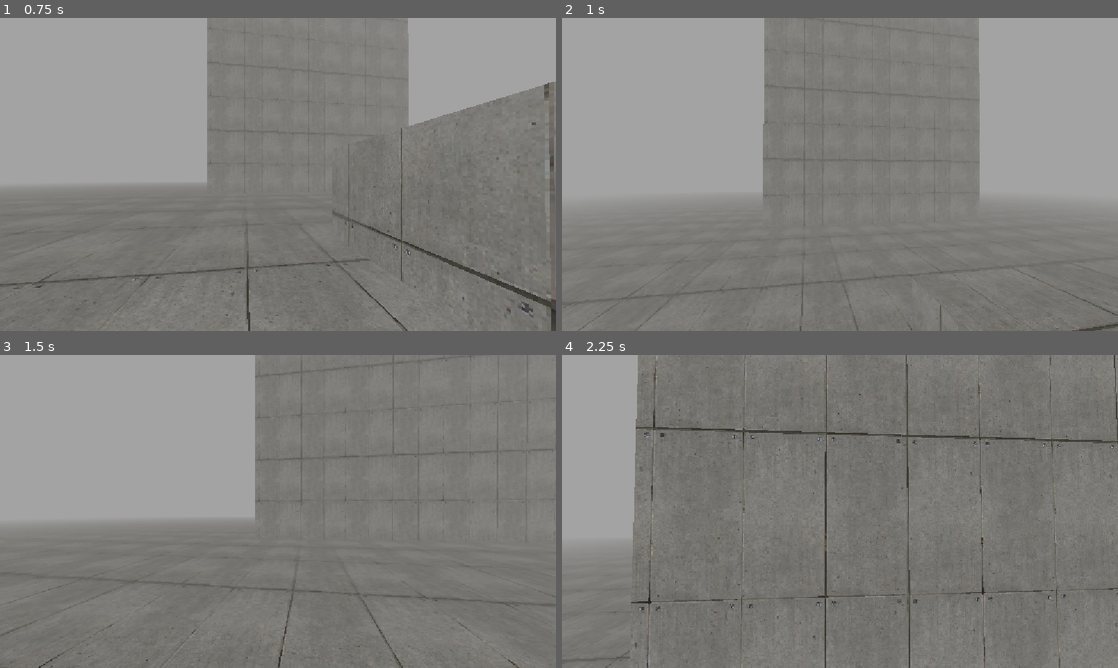
Above: before the commit, frames 1-4 (two rows, left to right).
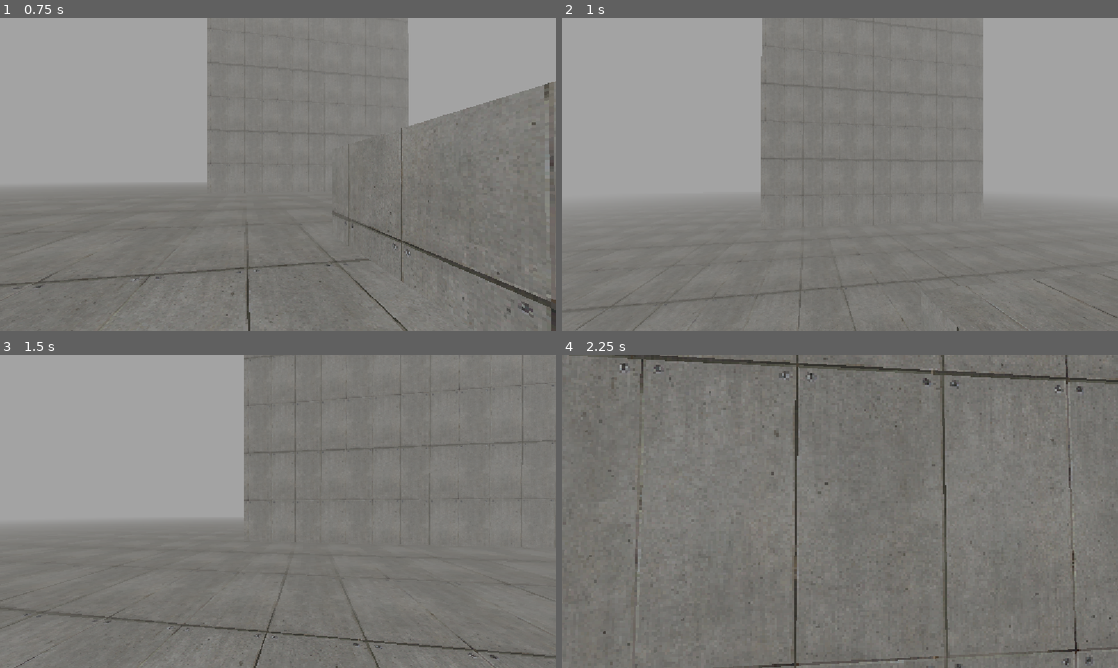
Above: after the commit, the same moments.

Repository: hirqshi/horseshoe
Game: Godot game, scene res://test/movement_test.tscn
Same seed, same stepped clock (60 frames per second), same inputs: the game is played once before the commit and once after it. The project has no main scene, so this scene is started directly.
Inputs (mouse positions are in pixels of both pictures, inside the frame that each line leads up to):
- Up to frame 1 (0.75 s): tap Enter at 0.5 s; move the mouse to (305, 174) at 0.52 s; hold W (move_forward) from 0.53 s (still down); hold Ctrl (slide) from 0.53 s (still down)
- Up to frame 2 (1 s): keep holding W (move_forward); keep holding Ctrl (slide); tap Space (jump) at 0.77 s
- Up to frame 3 (1.5 s): keep holding W (move_forward); move the mouse to (250, 511) at 1.27 s; release Ctrl (slide) at 1.28 s; tap Ctrl (slide) at 1.35 s
- Up to frame 4 (2.25 s): keep holding W (move_forward); tap Space (jump) at 1.52 s; move the mouse to (851, 505) at 2.02 s; hold Shift (walk) from 2.03 s (still down)

Frame 1 is identical in both runs. In frame 2, 1.1% of the frame differs, in the area x 0-100%, y 0-100%; in frame 3, 3.1%; in frame 4, 15%.

Commit message:
added grounding

Diff:
--- /dev/null
+++ b/data/movement/default_grounding_config.tres
@@ -0,0 +1,8 @@
+[gd_resource type="Resource" script_class="GroundingConfig" format=3 uid="uid://riksolt1h4vf"]
+
+[ext_resource type="Script" uid="uid://cq8pn8g1tbyg4" path="res://player/actions/grounding/grounding_config.gd" id="1_yb804"]
+
+[resource]
+script = ExtResource("1_yb804")
+downward_speed_mps = 20.0
+metadata/_custom_type_script = "uid://cq8pn8g1tbyg4"
--- a/player/actions/crouch/crouch_action.gd
+++ b/player/actions/crouch/crouch_action.gd
@@ -25,6 +25,9 @@
 	_motor.stance.try_set_crouching(true)
 
 func physics_tick(context: MovementContext) -> bool:
+	if not context.is_grounded:
+		return false
+
 	if not context.player_input.is_slide_held:
 		return false
 
--- /dev/null
+++ b/player/actions/grounding/grounding_action.gd
@@ -0,0 +1,66 @@
+class_name GroundingAction
+extends MovementAction
+
+signal grounding_landed(impact_speed_mps: float)
+
+@export var config: GroundingConfig
+
+var _motor: MovementMotor
+var _remaining_time_s: float = 0.0
+var _grounding_horizontal_velocity: Vector3 = Vector3.ZERO
+var _is_active: bool = false
+
+func setup(motor: MovementMotor) -> void:
+	_motor = motor
+
+	if config == null:
+		push_error("GroundingAction requires GroundingConfig.")
+		set_process(false)
+		return
+
+	_motor.landed.connect(_on_motor_landed)
+
+func can_start(context: MovementContext) -> bool:
+	return (
+		not context.is_grounded
+		and context.player_input.is_slide_pressed
+	)
+
+func start(context: MovementContext) -> void:
+	_remaining_time_s = config.duration_s
+	_is_active = true
+
+	_grounding_horizontal_velocity = (
+		context.get_horizontal_velocity()
+		* config.horizontal_velocity_retention
+	)
+
+	context.set_horizontal_velocity(_grounding_horizontal_velocity)
+	context.velocity.y = minf(
+		context.velocity.y,
+		-config.downward_speed_mps
+	)
+
+func physics_tick(context: MovementContext) -> bool:
+	if context.is_grounded:
+		return false
+
+	_remaining_time_s -= context.delta
+
+	context.set_horizontal_velocity(_grounding_horizontal_velocity)
+	context.velocity.y = minf(
+		context.velocity.y,
+		-config.downward_speed_mps
+	)
+
+	return _remaining_time_s > 0.0
+
+func finish(_context: MovementContext) -> void:
+	_remaining_time_s = 0.0
+	_is_active = false
+
+func _on_motor_landed(impact_speed_mps: float) -> void:
+	if not _is_active:
+		return
+
+	grounding_landed.emit(impact_speed_mps)
--- /dev/null
+++ b/player/actions/grounding/grounding_config.gd
@@ -0,0 +1,9 @@
+class_name GroundingConfig
+extends Resource
+
+@export_category("timing")
+@export var duration_s: float = 0.12
+
+@export_category("movement")
+@export_range(0.0, 1.0, 0.01) var horizontal_velocity_retention: float = 0.40
+@export var downward_speed_mps: float = 16.0
--- a/player/player.tscn
+++ b/player/player.tscn
@@ -9,10 +9,12 @@
 [ext_resource type="Script" uid="uid://bgrcyb2s8mgwb" path="res://player/movement/states/airborne_locomotion_state.gd" id="6_rgyib"]
 [ext_resource type="Script" uid="uid://y5oaj8gqj3l8" path="res://player/actions/action_controller.gd" id="8_8t03j"]
 [ext_resource type="Script" uid="uid://dcg5etkq4idhh" path="res://player/actions/dash/dash_action.gd" id="9_2ieo8"]
+[ext_resource type="Script" uid="uid://dx1e22ufcmubo" path="res://player/actions/grounding/grounding_action.gd" id="10_32hag"]
 [ext_resource type="Resource" uid="uid://bti7l146y8ekq" path="res://data/movement/default_dash_config.tres" id="10_ebec5"]
 [ext_resource type="Script" uid="uid://cojxqomndtewn" path="res://player/actions/slide/slide_action.gd" id="10_kb6p2"]
 [ext_resource type="Script" uid="uid://g6ku284a0f23" path="res://player/actions/crouch/crouch_action.gd" id="10_yllr7"]
 [ext_resource type="Script" uid="uid://css26icnxn6px" path="res://player/stance/player_stance.gd" id="11_2ieo8"]
+[ext_resource type="Resource" uid="uid://riksolt1h4vf" path="res://data/movement/default_grounding_config.tres" id="11_tqiix"]
 [ext_resource type="Resource" uid="uid://bpqfok3s3mrcn" path="res://data/movement/default_slide_config.tres" id="11_wodsf"]
 
 [sub_resource type="CapsuleShape3D" id="CapsuleShape3D_6m30h"]
@@ -60,6 +62,10 @@
 script = ExtResource("9_2ieo8")
 config = ExtResource("10_ebec5")
 
+[node name="GroundingAction" type="Node" parent="MovementMotor/ActionController" unique_id=2089238866]
+script = ExtResource("10_32hag")
+config = ExtResource("11_tqiix")
+
 [node name="SlideAction" type="Node" parent="MovementMotor/ActionController" unique_id=902687038]
 script = ExtResource("10_kb6p2")
 config = ExtResource("11_wodsf")
Not shown, added: player/actions/grounding/grounding_action.gd.uid
Not shown, added: player/actions/grounding/grounding_config.gd.uid
